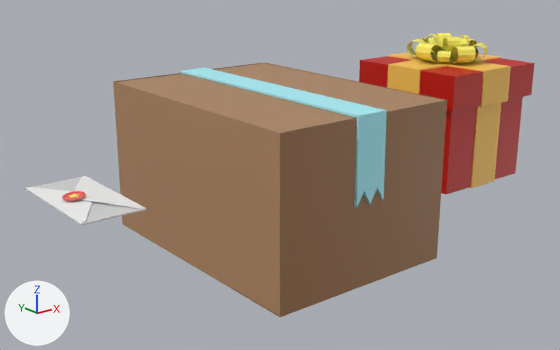
Two versions of the Blender file Assets/Game Environment Assets.blend, one commit apart.
Camera for both pictures: a camera (50 mm lens) standing at (-0.892, -1.143, 0.416) and looking at (0.041, 0.022, -0.05). The lights are fixed; the arrows at lower left show +X, +Y and +Z.

The first picture shows 'Envelope', 'box_cover', 'gift_base', 'gift_top'.
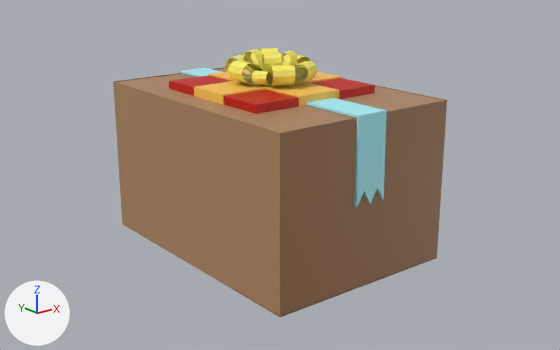
Where the newer file only moved an object's origin or applied its transform, the numbers keep the older frame.

Pixel boxes [x1, y1, x2, y2] of what changed, in the pictures (560 x 350 px):
'gift_top', moved: before [359, 33, 534, 112]; after [169, 48, 375, 114]
'gift_base', moved (not visible afterwards): before [441, 97, 523, 194]
'Envelope', moved (not visible afterwards): before [25, 176, 146, 226]

The change in detail:
Object 'Envelope' (ob_envelope) moves from (-0.4, -0.001, 0.005) to (0.0, 0.0, 0.0).
Object 'gift_base' (ob_gift_base) moves from (0.507, 0.0, 0.0) to (0.0, 0.0, 0.0).
Object 'gift_top' (ob_gift_top) moves from (0.507, 0.0, 0.092) to (0.0, 0.0, 0.102).
